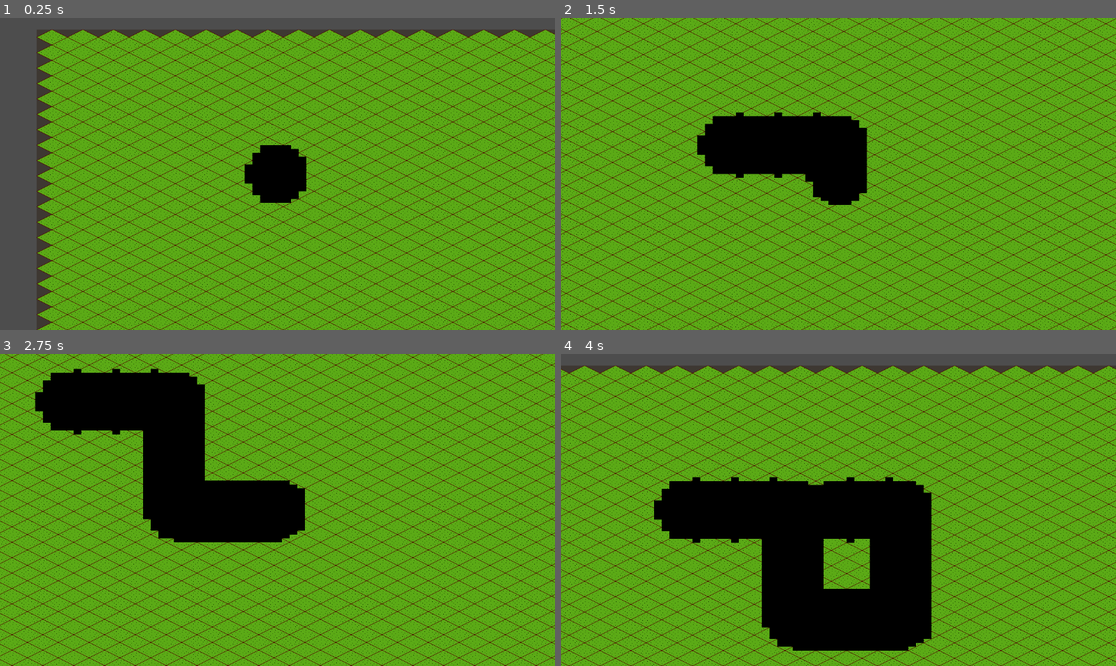
Above: before the commit, frames 1-4 (two rows, left to right).
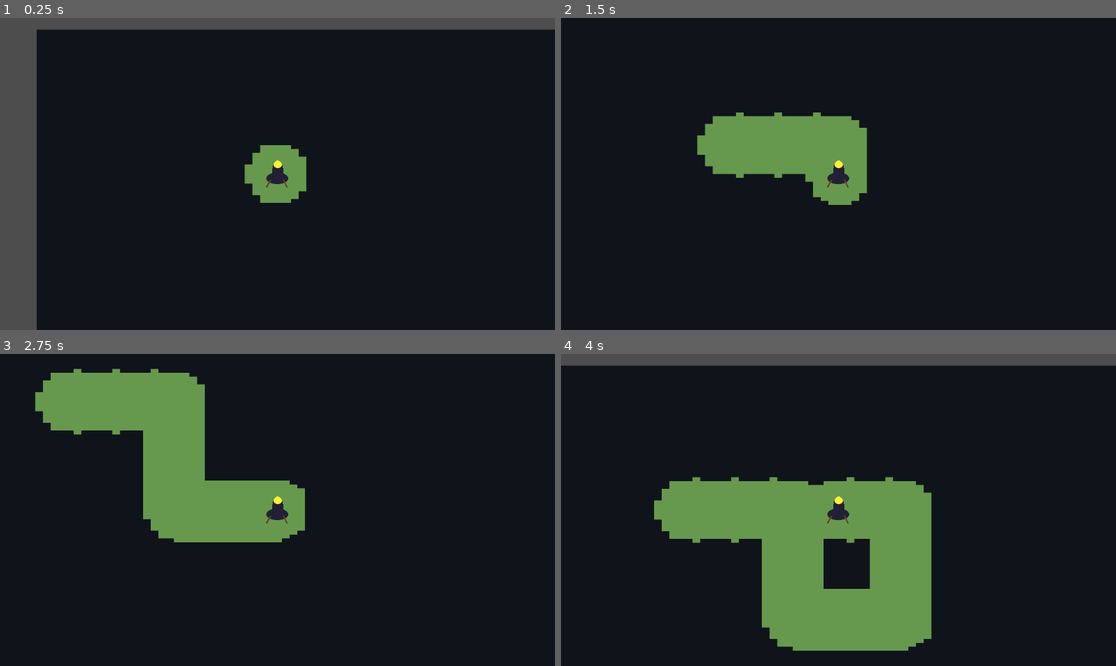
Above: after the commit, the same moments.

Repository: emersonh16/drifterz
Game: Godot game, scene res://src/scenes/World.tscn
The game is run twice, just before and just after one commit, with the same random seed, the same clock (stepped at 60 frames per second) and the same inputs.
Inputs:
- Up to frame 1 (0.25 s): no input
- Up to frame 2 (1.5 s): tap Enter at 0.5 s; hold Right (ui_right) 0.53-1.28 s; hold Down (ui_down) from 1.28 s (still down)
- Up to frame 3 (2.75 s): release Down (ui_down) at 2.03 s; hold Right (ui_right) from 2.03 s (still down)
- Up to frame 4 (4 s): release Right (ui_right) at 2.78 s; hold W (ui_up) 2.78-3.53 s; hold Left (ui_left) from 3.53 s (still down)

The runs differ from the first frame. In frame 1, 90% of the frame differs, in the area x 6-100%, y 3-100%; in frame 2, 100%, in the area x 0-100%, y 0-100%; in frame 3, 100%; in frame 4, 96%.

Commit message:
we build

Diff:
--- a/src/scenes/World.tscn
+++ b/src/scenes/World.tscn
@@ -15,26 +15,25 @@
 tile_size = Vector2i(64, 32)
 sources/0 = SubResource("TileSetAtlasSource_0qwtu")
 
-[sub_resource type="CanvasItemMaterial" id="CanvasItemMaterial_miasma"]
-blend_mode = 2
-
 [node name="World" type="Node2D"]
 script = ExtResource("1_0qwtu")
 
 [node name="WorldGrid" type="TileMapLayer" parent="."]
+z_index = -10
 tile_set = SubResource("TileSet_t101k")
-
-[node name="DerelictLogic" parent="." instance=ExtResource("1_tp5op")]
-position = Vector2(500, 300)
 
 [node name="MiasmaOverlay" type="ColorRect" parent="."]
 offset_right = 10000.0
 offset_bottom = 10000.0
-z_index = 5
+z_index = -5
+mouse_filter = 2
 color = Color(0.0588235, 0.0784314, 0.1019608, 1)
-material = SubResource("CanvasItemMaterial_miasma")
 
 [node name="FogPainter" type="MultiMeshInstance2D" parent="."]
 position = Vector2(0, 0)
-z_index = 6
+z_index = 0
 script = ExtResource("5_fogpainter")
+
+[node name="DerelictLogic" parent="." instance=ExtResource("1_tp5op")]
+position = Vector2(500, 300)
+z_index = 10
--- a/src/vfx/FogPainter.gd
+++ b/src/vfx/FogPainter.gd
@@ -24,19 +24,10 @@
 	# Set texture filter to Nearest for pixel-perfect rendering
 	texture_filter = CanvasItem.TEXTURE_FILTER_NEAREST
 
-	# TEMPORARILY COMMENTED OUT: Texture bypass test
-	# Load the stamp texture
-	# var stamp_tex := load("res://src/vfx/miasma_stamp.png") as Texture2D
-	# if stamp_tex:
-	# 	self.texture = stamp_tex
-	# else:
-	# 	push_error("FogPainter: Failed to load miasma_stamp.png. Please create a 16x8 white isometric diamond texture.")
-
-	# Create CanvasItemMaterial for proper blending
-	# Use Subtract blend mode to cut holes in fog overlay
-	var canvas_material := CanvasItemMaterial.new()
-	canvas_material.blend_mode = CanvasItemMaterial.BLEND_MODE_SUB
-	self.material = canvas_material
+	# Physical Sandwich method: Draw grass-colored diamonds on top of fog
+	# This "re-draws" the meadow exactly where the player has walked
+	# Meadow green color (matches typical grass texture)
+	self_modulate = Color(0.4, 0.6, 0.3, 1.0)  # Meadow green
 
 func _process(_delta: float) -> void:
 	# DATA REFRESH: Rebuild MultiMesh based on cleared tiles
--- /dev/null
+++ b/src/vfx/MiasmaMask.gdshader
@@ -0,0 +1,11 @@
+shader_type canvas_item;
+render_mode unshaded;
+uniform sampler2D screen_texture : hint_screen_texture, filter_nearest;
+
+void fragment() {
+	vec4 world_pixels = texture(screen_texture, SCREEN_UV);
+	// If we see the white diamonds, the fog becomes 100% transparent
+	float alpha = 1.0;
+	if (world_pixels.r > 0.8) { alpha = 0.0; }
+	COLOR = vec4(0.05, 0.07, 0.1, alpha);
+}
Not shown, added: src/vfx/MiasmaMask.gdshader.uid
